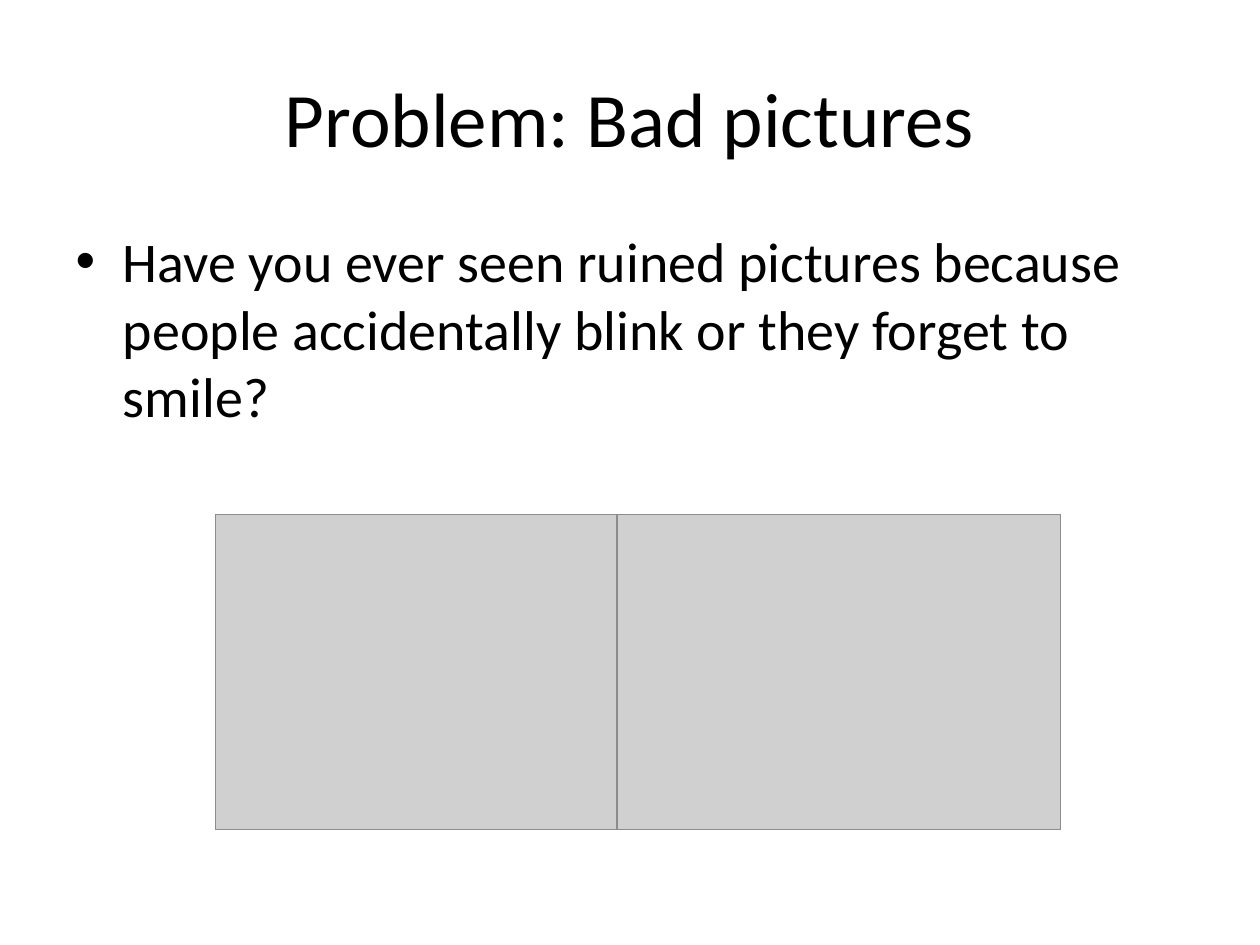
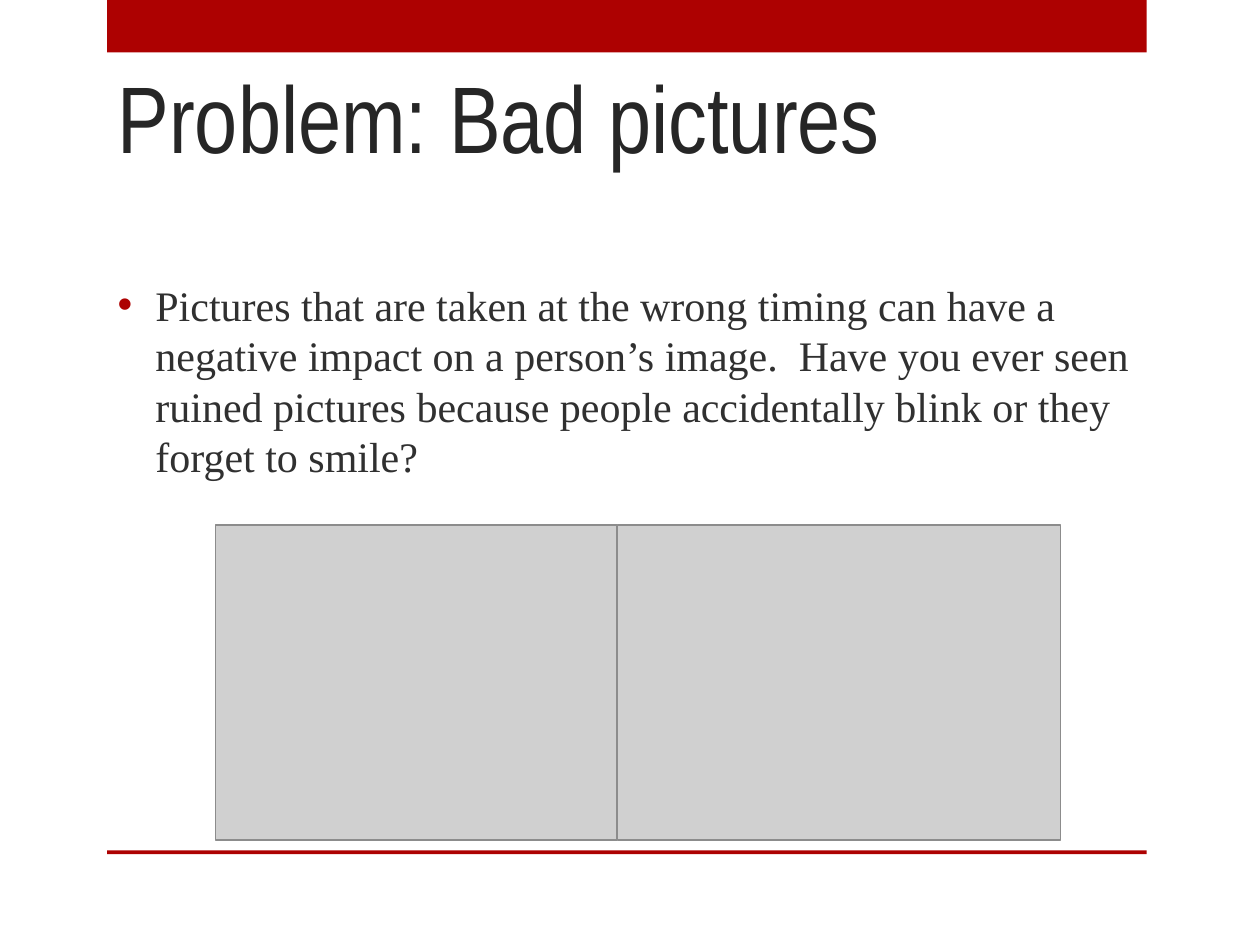
Before and after one commit to ernestrlee/UCSC-Machine-Learning, a slide deck: slide 2 of Picture Perfect.pptx. Drawn at 1260x945 pixels with LibreOffice and Linux fonts; fonts in the diff are those of the drawing; grey boxes stand for pictures; background and template pictures are left out. Boxes give left, top, right and bottom in pixels: in the first picture for what was removed or moved away, otherwise in the second. Text is boxed around its words. In the diff, an @@ line names an element or a change of style, - is before the commit and + after.

```diff
--- a/Picture Perfect.pptx
+++ b/Picture Perfect.pptx
@@ rectangle added at [107,0,1147,53], fill #AD0101 @@
@@ title "Problem: Bad pictures": place and size @@
-title "Problem: Bad pictures" at [285,93,974,160]
+title "Problem: Bad pictures" at [118,84,879,170]
@@ title "Problem: Bad pictures" at [118,84,879,170]: size 44 to 54 pt, font Calibri to Arial Narrow, text colour #000000 to #262626; alignment centre to left; vertical alignment middle to top @@
@@ text at [155,292,1129,481]: text changed; size 32 to 24 pt; font Calibri to Times New Roman; text colour #000000 to #303030 @@
-• Have you ever seen ruined pictures because people accidentally blink or they forget to smile?
+• Pictures that are taken at the wrong timing can have a negative impact on a person’s image. Have you ever seen ruined pictures because people accidentally blink or they forget to smile?
@@ picture: place and size @@
-picture at [215,514,617,829]
+picture at [215,525,617,840]
@@ picture: place and size @@
-picture at [617,514,1060,829]
+picture at [617,525,1060,840]
@@ rectangle added at [107,850,1147,854], fill #AD0101 @@
```
Also in this commit, not shown: 8 other slides changed, 6 slides added, 1 slide removed, 3 other files.
